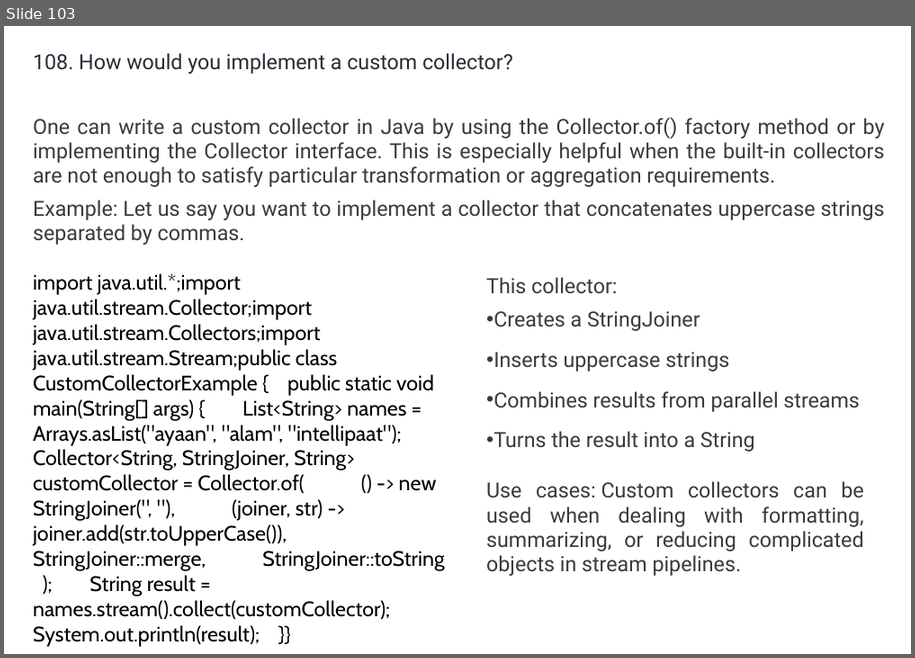
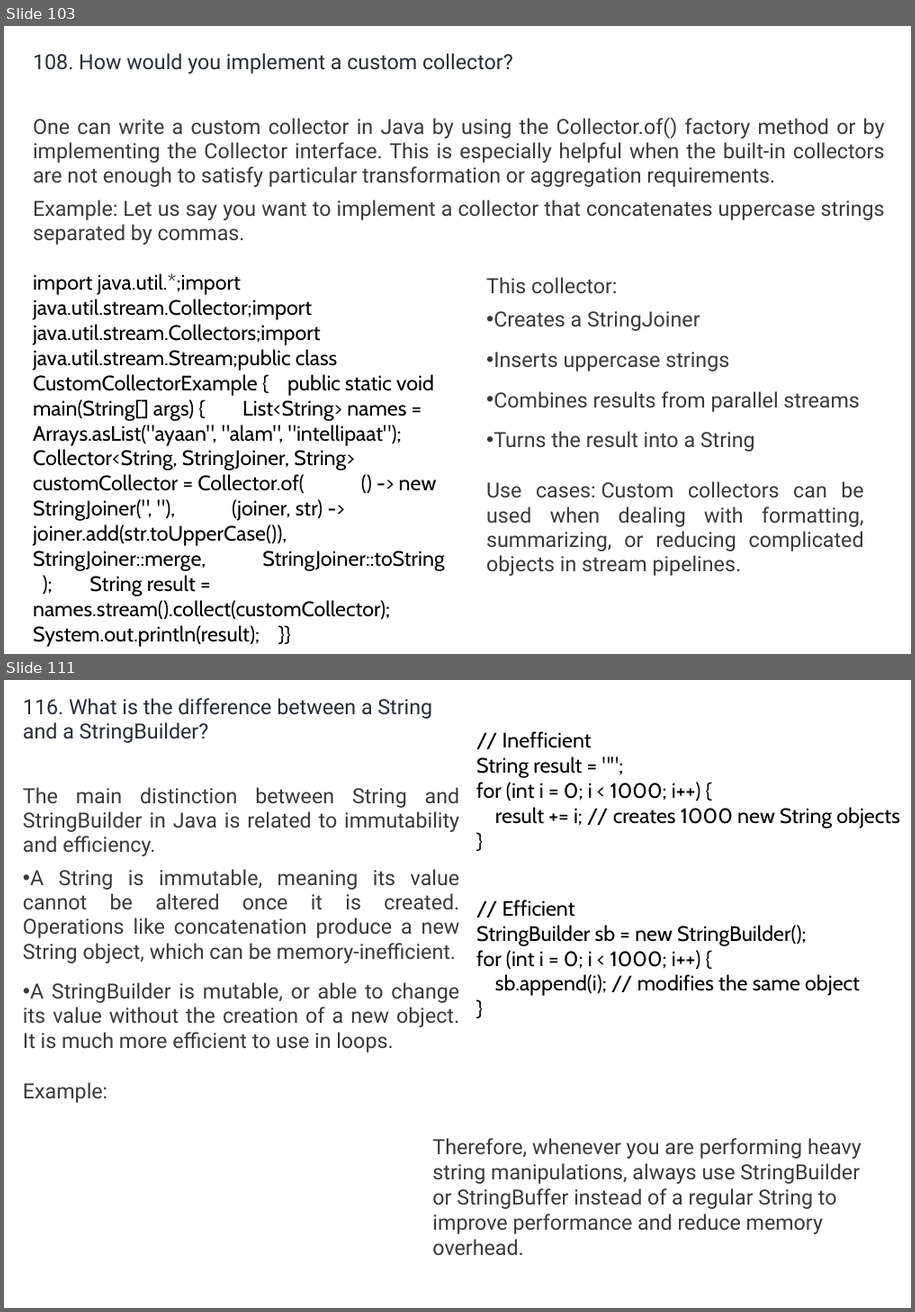
Before and after one commit to umalavanya/FullStackDevelopement_JavaSpring_SQL_ReactProjects, a slide deck: UmaTeachingMaterial/Java/Java-Interview-QA-Intellipaat.pptx. Shown one above the other, each under a label of ours: slide 103 before the commit, slides 103 and 111 after it; the slides between them are not shown. The pictures are 915x658 and 915x1312 pixels, drawn with LibreOffice and Linux fonts; fonts in the diff are those of the drawing. Boxes give left, top, right and bottom in pixels: in the first picture for what was removed or moved away, otherwise in the second. Text is boxed around its words. In the diff, an @@ line names an element or a change of style, - is before the commit and + after.

```diff
--- a/UmaTeachingMaterial/Java/Java-Interview-QA-Intellipaat.pptx
+++ b/UmaTeachingMaterial/Java/Java-Interview-QA-Intellipaat.pptx
@@ slide 111 added at box(4, 680, 911, 1308), background #FFFFFF @@
@@ text added at box(23, 698, 460, 1103), 18 pt, text #3A3A3A @@
+116. What is the difference between a String and a StringBuilder?
+The main distinction between String and StringBuilder in Java is related to immutability and efficiency.
+• A String is immutable, meaning its value cannot be altered once it is created. Operations like concatenation produce a new String object, which can be memory-inefficient.
+• A StringBuilder is mutable, or able to change its value without the creation of a new object. It is much more efficient to use in loops.
+Example:
@@ text added at box(476, 731, 900, 828), 18 pt, text #000000 @@
+// Inefficient
+String result = "";
+for (int i = 0; i < 1000; i++) {
+result += i; // creates 1000 new String objects
+}
@@ text added at box(476, 900, 860, 996), 18 pt, text #000000 @@
+// Efficient
+StringBuilder sb = new StringBuilder();
+for (int i = 0; i < 1000; i++) {
+sb.append(i); // modifies the same object
+}
@@ text added at box(432, 1138, 862, 1255), 18 pt, text #3A3A3A @@
+Therefore, whenever you are performing heavy string manipulations, always use StringBuilder or StringBuffer instead of a regular String to improve performance and reduce memory overhead.
```
Also in this commit, not shown: 117 other slides added.
